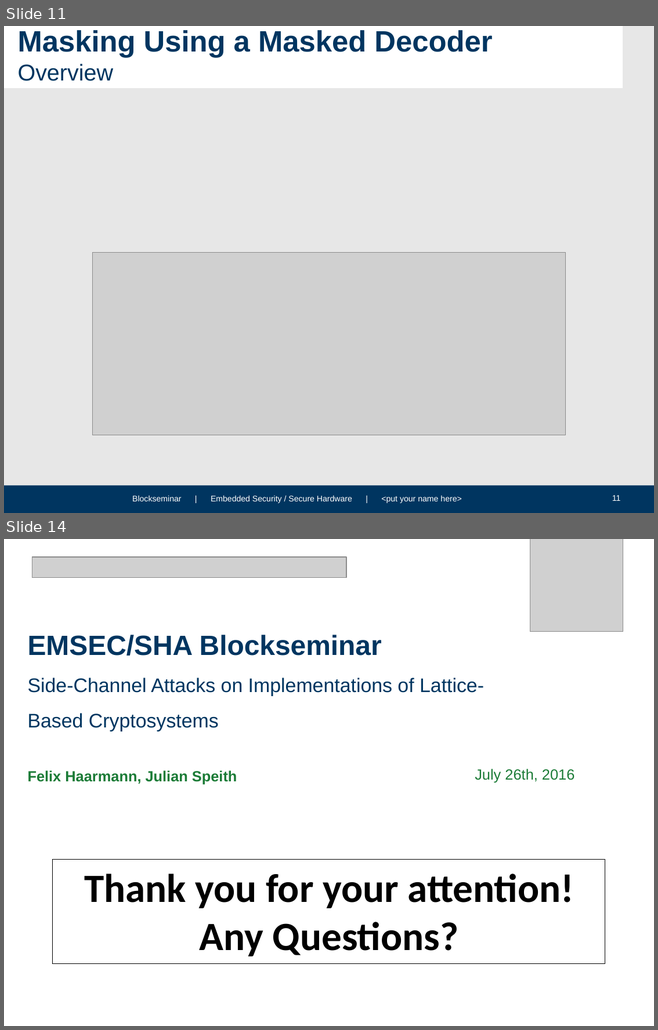
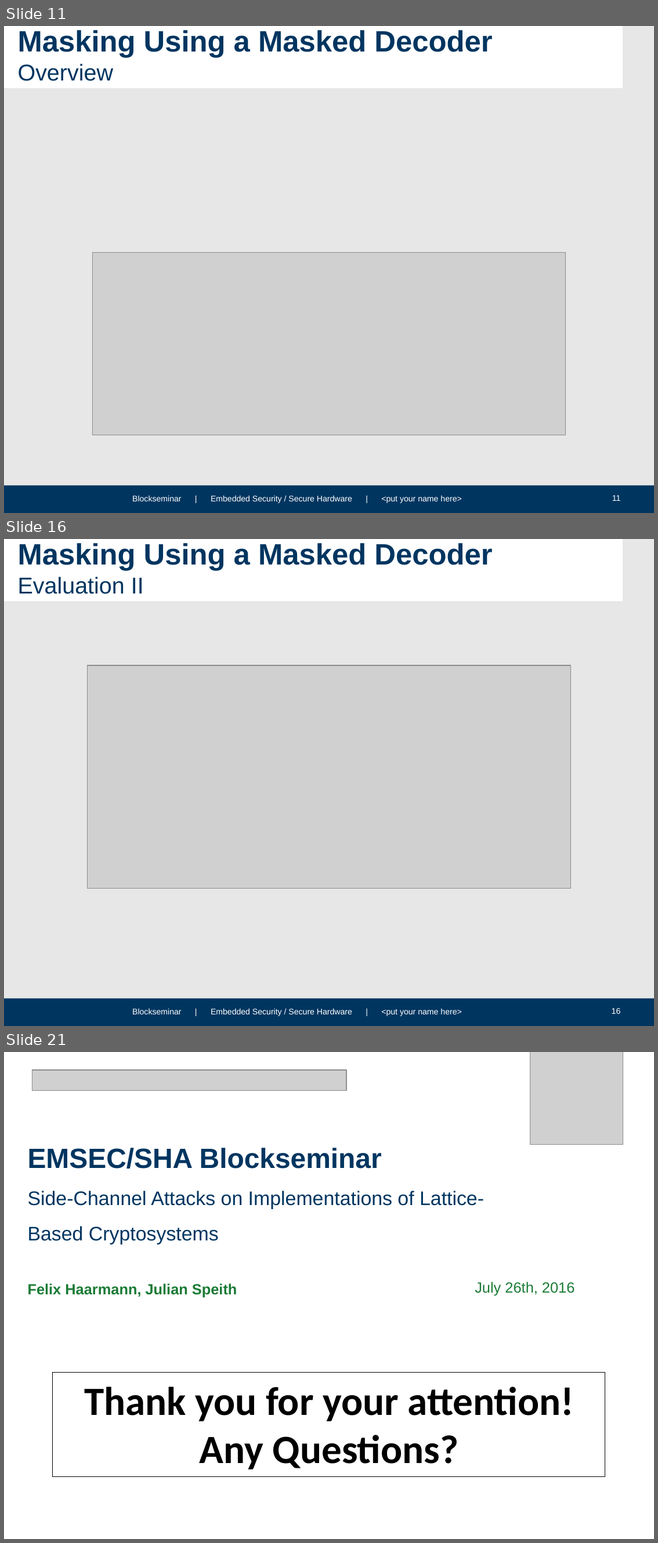
Before and after one commit to HFelixA/emsecseminar, a slide deck: presentation/EMSEC_Blockseminar_Template_Corporate_WS1314.pptx. Shown one above the other, each under a label of ours: slides 11 and 14 before the commit, slides 11, 16 and 21 after it; the slides between them are not shown. The pictures are 658x1030 and 658x1543 pixels, drawn with LibreOffice and Linux fonts; fonts in the diff are those of the drawing; grey boxes stand for pictures; background and template pictures are left out. Boxes give left, top, right and bottom in pixels: in the first picture for what was removed or moved away, otherwise in the second. Text is boxed around its words. In the diff, an @@ line names an element or a change of style, - is before the commit and + after.

```diff
--- a/presentation/EMSEC_Blockseminar_Template_Corporate_WS1314.pptx
+++ b/presentation/EMSEC_Blockseminar_Template_Corporate_WS1314.pptx
@@ slide 16 added at [4,539,654,1026], background #E7E7E7; not listed: 4 template elements that a slide beside it also shows @@
@@ title added at [18,543,492,594], 36 pt, text #003560, bold @@
+Masking Using a Masked Decoder
+Evaluation II
@@ picture added at [88,666,571,889] @@
@@ what was slide 14 is now slide 21 @@
```
Also in this commit, not shown: 3 slides changed, 6 other slides added.
